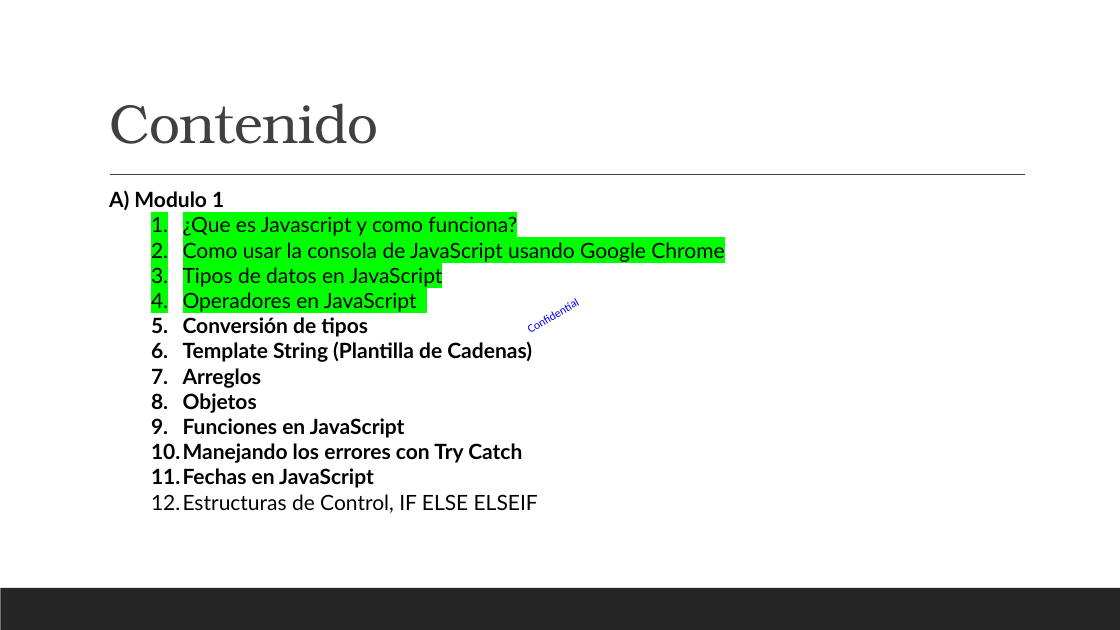
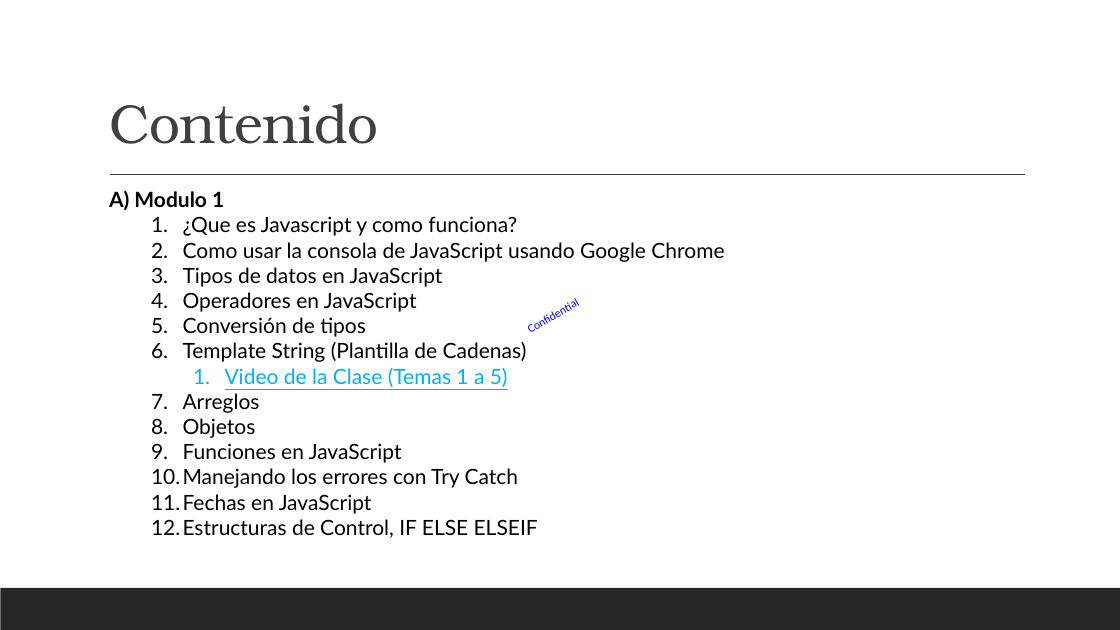
Before and after one commit to elinformatico/curso-javascript-basico, a slide deck: slide 2 of Javascript by Noe Hernandez.pptx. Drawn at 1120x630 pixels with LibreOffice and Linux fonts; fonts in the diff are those of the drawing. Boxes give left, top, right and bottom in pixels: in the first picture for what was removed or moved away, otherwise in the second. Text is boxed around its words. In the diff, an @@ line names an element or a change of style, - is before the commit and + after.

Commit message:
docs: Agregando presentacion JavaScript

```diff
--- a/Javascript by Noe Hernandez.pptx
+++ b/Javascript by Noe Hernandez.pptx
@@ text at <box>183,216,724,514</box>: highlight #00FF00 to none in "¿Que es Javascript y como funciona?", "Como usar la consola de JavaScript usando ...", "Tipos de datos en JavaScript", "Operadores en JavaScript"; bold off in "Conversión de tipos", "Template String (Plantilla de Cadenas)", "Arreglos", "Objetos" and 3 more places @@
@@ text at <box>225,368,508,387</box>: paragraph added @@
+    1. Video de la Clase (Temas 1 a 5)
```
Also in this commit, not shown: 8 other slides changed, 10 slides added, 2 other files.
